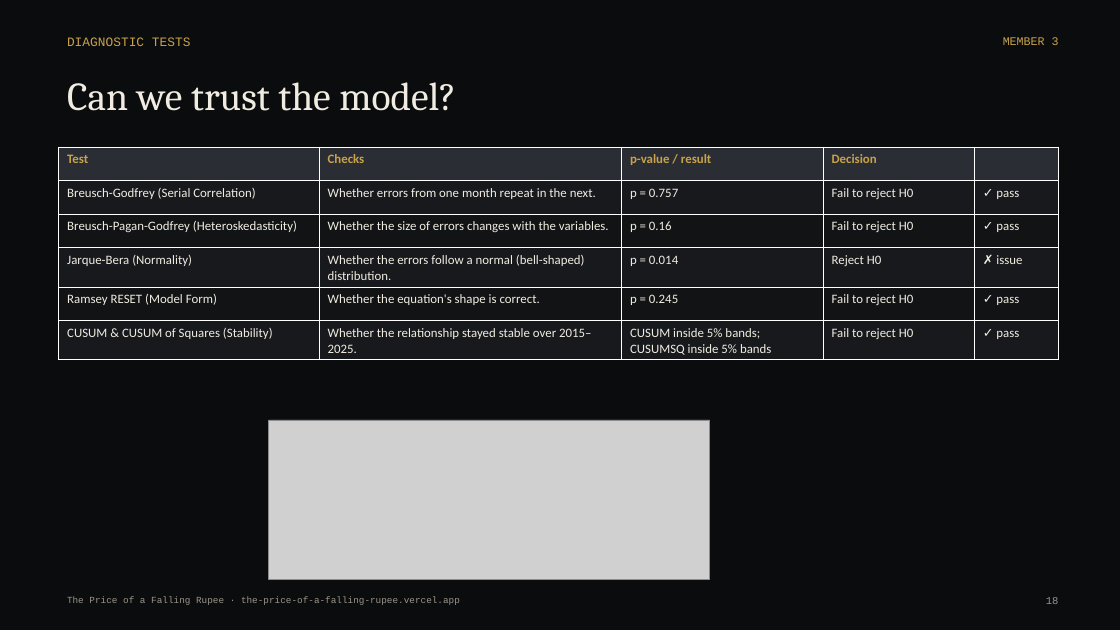
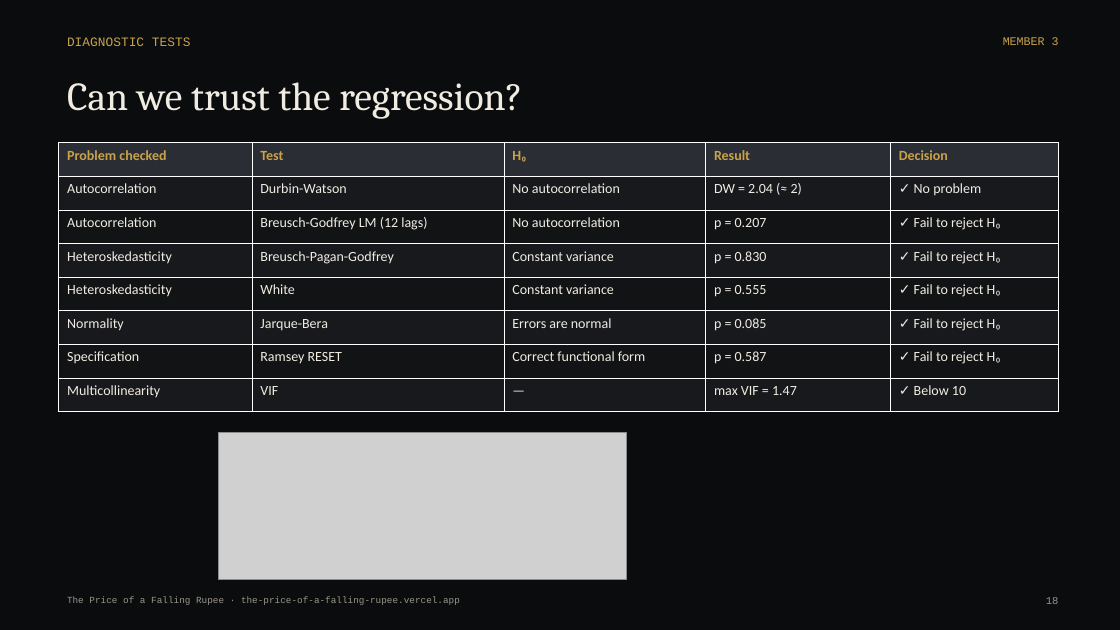
Before and after one commit to ruufaayl/fallingrupee, a slide deck: slide 18 of presentation/The_Price_of_a_Falling_Rupee_Deck.pptx. Drawn at 1120x630 pixels with LibreOffice and Linux fonts; fonts in the diff are those of the drawing; grey boxes stand for pictures. Boxes give left, top, right and bottom in pixels: in the first picture for what was removed or moved away, otherwise in the second. Text is boxed around its words. In the diff, an @@ line names an element or a change of style, - is before the commit and + after.

```diff
--- a/presentation/The_Price_of_a_Falling_Rupee_Deck.pptx
+++ b/presentation/The_Price_of_a_Falling_Rupee_Deck.pptx
@@ text at (67,82,522,119): text changed @@
-Can we trust the model?
+Can we trust the regression?
@@ table at (59,143,1059,412) @@
-row 1: Test | Checks | p-value / result | Decision | 
-row 2: Breusch-Godfrey (Serial Correlation) | Whether errors from one month repeat in the next. | p = 0.757 | Fail to reject H0 | ✓ pass
-row 3: Breusch-Pagan-Godfrey (Heteroskedasticity) | Whether the size of errors changes with the variables. | p = 0.16 | Fail to reject H0 | ✓ pass
-row 4: Jarque-Bera (Normality) | Whether the errors follow a normal (bell-shaped) distribution. | p = 0.014 | Reject H0 | ✗ issue
-row 5: Ramsey RESET (Model Form) | Whether the equation's shape is correct. | p = 0.245 | Fail to reject H0 | ✓ pass
-row 6: CUSUM & CUSUM of Squares (Stability) | Whether the relationship stayed stable over 2015–2025. | CUSUM inside 5% bands; CUSUMSQ inside 5% bands | Fail to reject H0 | ✓ pass
+row 1: Problem checked | Test | H₀ | Result | Decision
+row 2: Autocorrelation | Durbin-Watson | No autocorrelation | DW = 2.04 (≈ 2) | ✓ No problem
+row 3: Autocorrelation | Breusch-Godfrey LM (12 lags) | No autocorrelation | p = 0.207 | ✓ Fail to reject H₀
+row 4: Heteroskedasticity | Breusch-Pagan-Godfrey | Constant variance | p = 0.830 | ✓ Fail to reject H₀
+row 5: Heteroskedasticity | White | Constant variance | p = 0.555 | ✓ Fail to reject H₀
+row 6: Normality | Jarque-Bera | Errors are normal | p = 0.085 | ✓ Fail to reject H₀
+row 7: Specification | Ramsey RESET | Correct functional form | p = 0.587 | ✓ Fail to reject H₀
+row 8: Multicollinearity | VIF | — | max VIF = 1.47 | ✓ Below 10
@@ table: place and size @@
-table at (59,147,1059,359)
+table at (59,143,1059,412)
@@ picture: place and size @@
-picture at (269,420,710,580)
+picture at (218,433,627,580)
```
Also in this commit, not shown: 15 other slides changed, 4 slides added, 3 slides removed, 34 other files.
